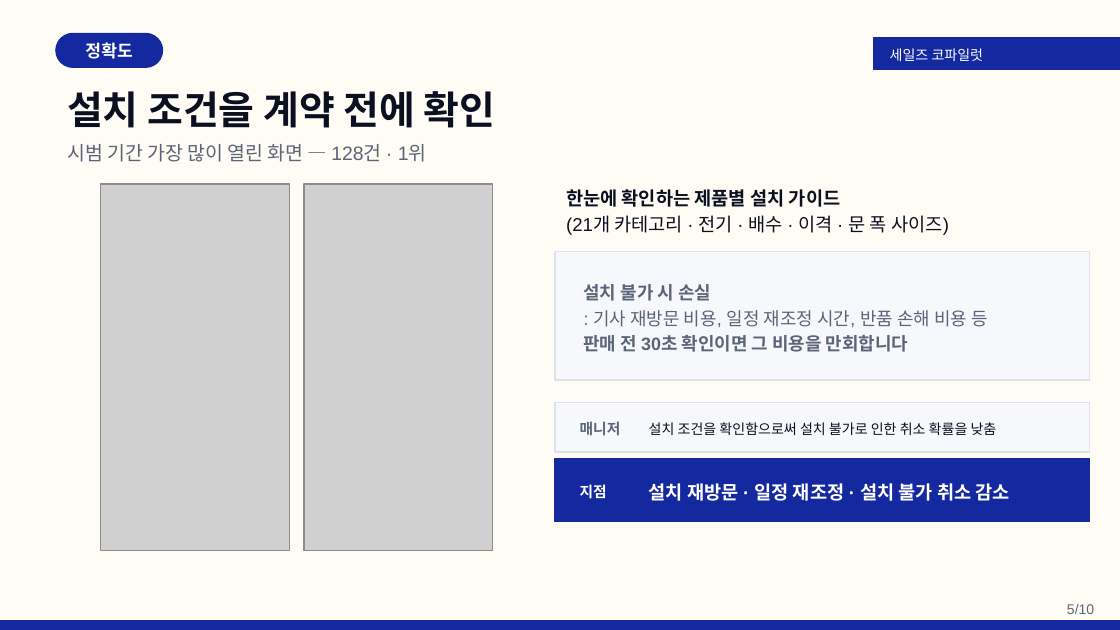
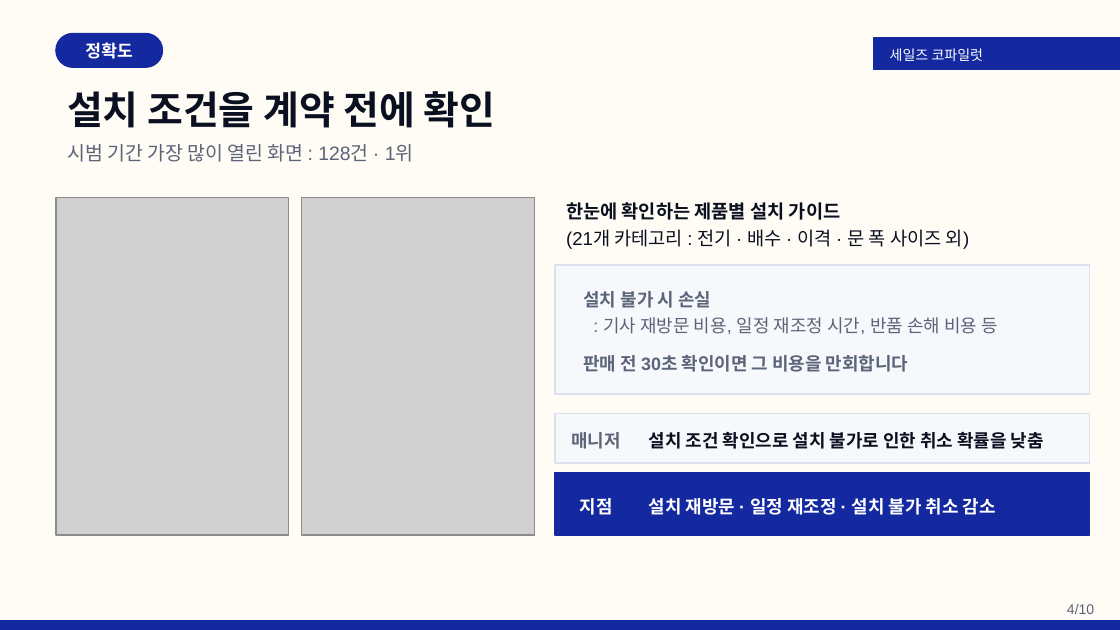
Before and after one commit to rhrjsgks-jarvis/gyeongwon-ax-hub, a slide deck: slide 4 of 발표자료/세일즈코파일럿_5분발표_웹툰없음(삼성폰트적용).pptx (slide 5 before the commit). Drawn at 1120x630 pixels with LibreOffice and Linux fonts; fonts in the diff are those of the drawing; grey boxes stand for pictures. Boxes give left, top, right and bottom in pixels: in the first picture for what was removed or moved away, otherwise in the second. Text is boxed around its words. In the diff, an @@ line names an element or a change of style, - is before the commit and + after.

```diff
--- a/발표자료/세일즈코파일럿_5분발표_웹툰없음(삼성폰트적용).pptx
+++ b/발표자료/세일즈코파일럿_5분발표_웹툰없음(삼성폰트적용).pptx
@@ text at bbox=[67, 144, 414, 162]: text changed @@
-시범 기간 가장 많이 열린 화면 — 128건 · 1위
+시범 기간 가장 많이 열린 화면 : 128건 · 1위
@@ picture: place and size @@
-picture at bbox=[101, 184, 289, 550]
+picture at bbox=[56, 198, 289, 535]
@@ picture: place and size @@
-picture at bbox=[304, 184, 492, 550]
+picture at bbox=[301, 198, 534, 535]
@@ text at bbox=[566, 229, 970, 249]: text changed @@
-(21개 카테고리 · 전기 · 배수 · 이격 · 문 폭 사이즈)
+(21개 카테고리 : 전기 · 배수 · 이격 · 문 폭 사이즈 외)
@@ text "매니저": place and size @@
-text "매니저" at bbox=[580, 421, 621, 436]
+text "매니저" at bbox=[572, 432, 621, 449]
@@ text "매니저" at bbox=[572, 432, 621, 449]: size 9.5 to 11.5 pt; alignment left to centre @@
@@ rectangle: place and size @@
-rectangle at bbox=[554, 402, 1089, 451]
+rectangle at bbox=[554, 413, 1089, 463]
@@ text at bbox=[649, 432, 1044, 449]: text changed; size 9 to 11.5 pt; bold on @@
-설치 조건을 확인함으로써 설치 불가로 인한 취소 확률을 낮춤
+설치 조건 확인으로 설치 불가로 인한 취소 확률을 낮춤
@@ 3 texts, 2 rectangles: place and size @@
-3 texts, 2 rectangles at bbox=[554, 189, 1089, 521]
+3 texts, 2 rectangles at bbox=[554, 202, 1089, 535]
@@ text "지점" at bbox=[580, 498, 613, 515]: size 9.5 to 11.5 pt; alignment left to centre @@
@@ text "지점": place and size @@
-text "지점" at bbox=[580, 484, 607, 499]
+text "지점" at bbox=[580, 498, 613, 515]
@@ text "설치 재방문 · 일정 재조정 ..." at bbox=[649, 498, 996, 515]: size 12 to 11.5 pt @@
@@ text at bbox=[1067, 604, 1094, 614]: text changed @@
-5/10
+4/10
```
Also in this commit, not shown: 7 other slides changed, 1 other file.
